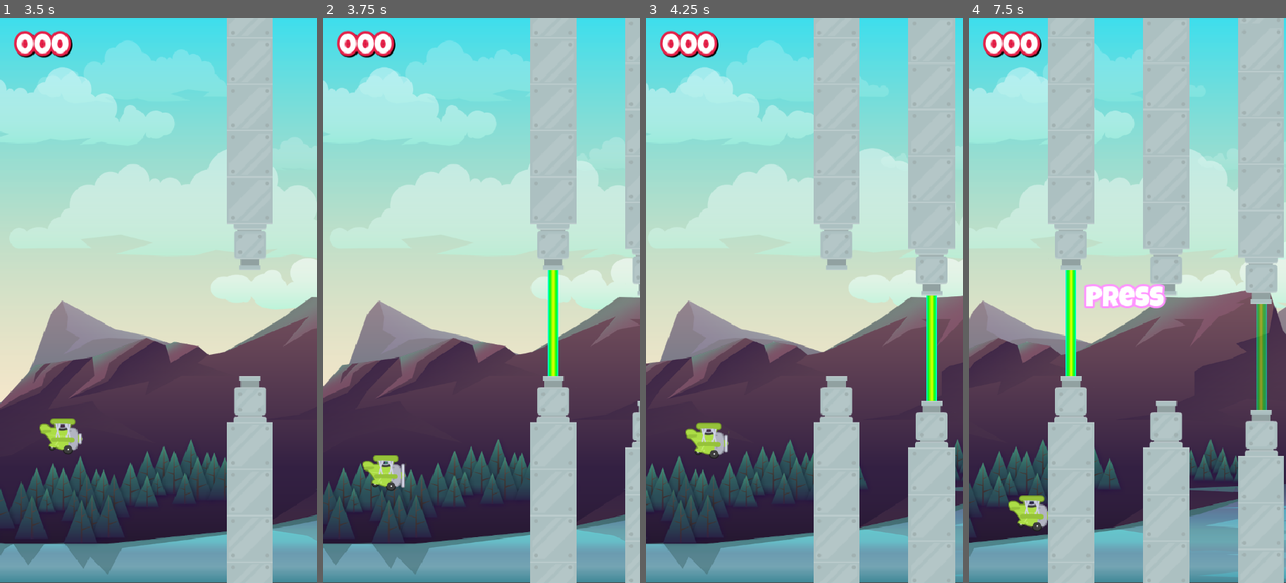
Above: before the commit, frames 1-4 (left to right).
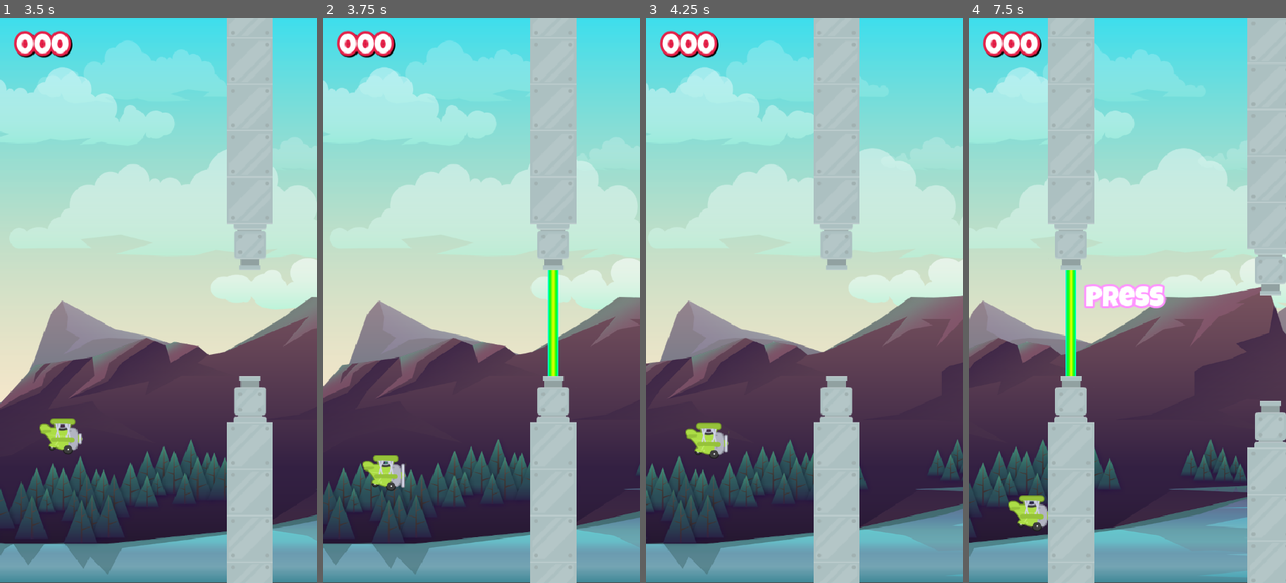
Above: after the commit, the same moments.

Repository: asteya01/Summer25
Game: Godot game, scene res://Scenes/Main/Main.tscn
Two runs of this game, one before a commit and one after it. Both use one fixed random seed, a clock stepped at 60 frames per second and the inputs below.
Inputs (mouse positions are in pixels of both pictures, inside the frame that each line leads up to):
- Up to frame 1 (3.5 s): move the mouse to (228, 272) at 0.52 s; click (228, 272) at 0.77 s; tap Enter at 1.25 s; move the mouse to (95, 328) at 1.27 s; click (95, 328) at 1.52 s; tap Space at 2 s; move the mouse to (190, 176) at 2.02 s; move the mouse to (142, 413) at 2.77 s; click (142, 413) at 3.02 s
- Up to frame 2 (3.75 s): move the mouse to (576, 385) at 3.52 s
- Up to frame 3 (4.25 s): click (899, 385) at 3.77 s
- Up to frame 4 (7.5 s): move the mouse to (1032, 215) at 4.27 s; click (1032, 215) at 4.52 s; move the mouse to (1143, 300) at 5.02 s; tap Enter at 5.75, 7.25 s; move the mouse to (1079, 159) at 5.77 s; click (1079, 159) at 6.02 s; tap Space at 6.5 s; move the mouse to (1197, 272) at 6.52 s; click (1197, 272) at 6.77 s; move the mouse to (1064, 328) at 7.27 s

Frame 1 is identical in both runs. In frame 2, 3.3% of the frame differs, in the area x 95-100%, y 0-100%; in frame 3, 12%; in frame 4, 15%, in the area x 54-100%, y 0-100%.

Commit message:
TAPPY PLANE COMPLETE

Diff:
--- a/Tappy/Scenes/Game/Game.tscn
+++ b/Tappy/Scenes/Game/Game.tscn
@@ -27,7 +27,7 @@
 [node name="PipesHolder" type="Node" parent="."]
 
 [node name="SpawnTimer" type="Timer" parent="."]
-wait_time = 1.2
+wait_time = 2.5
 autostart = true
 
 [node name="UpperPoint" type="Marker2D" parent="."]
